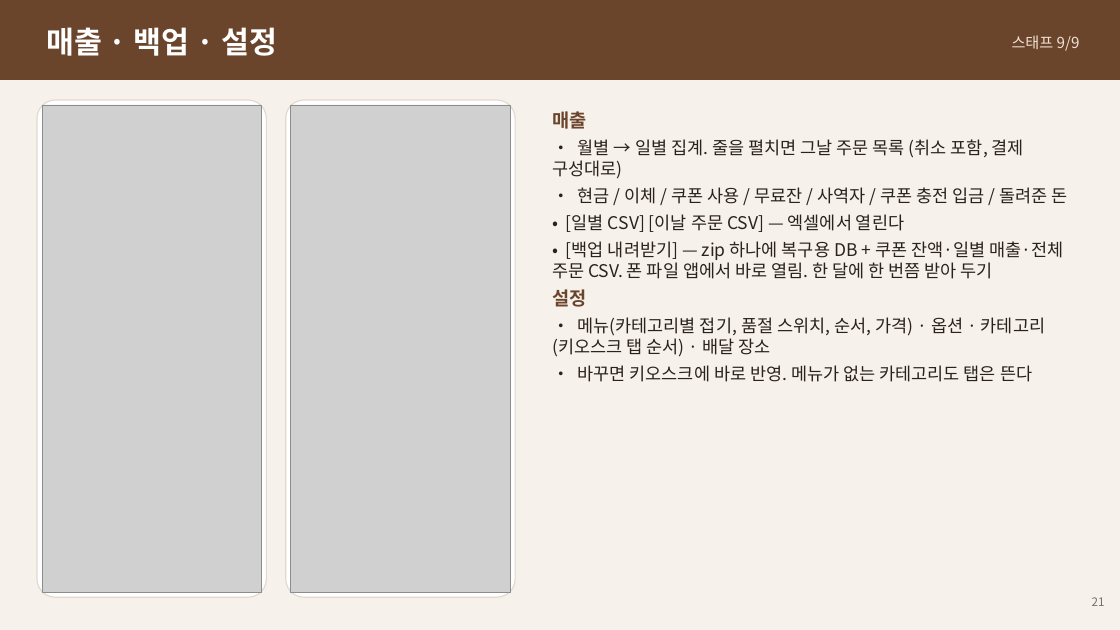
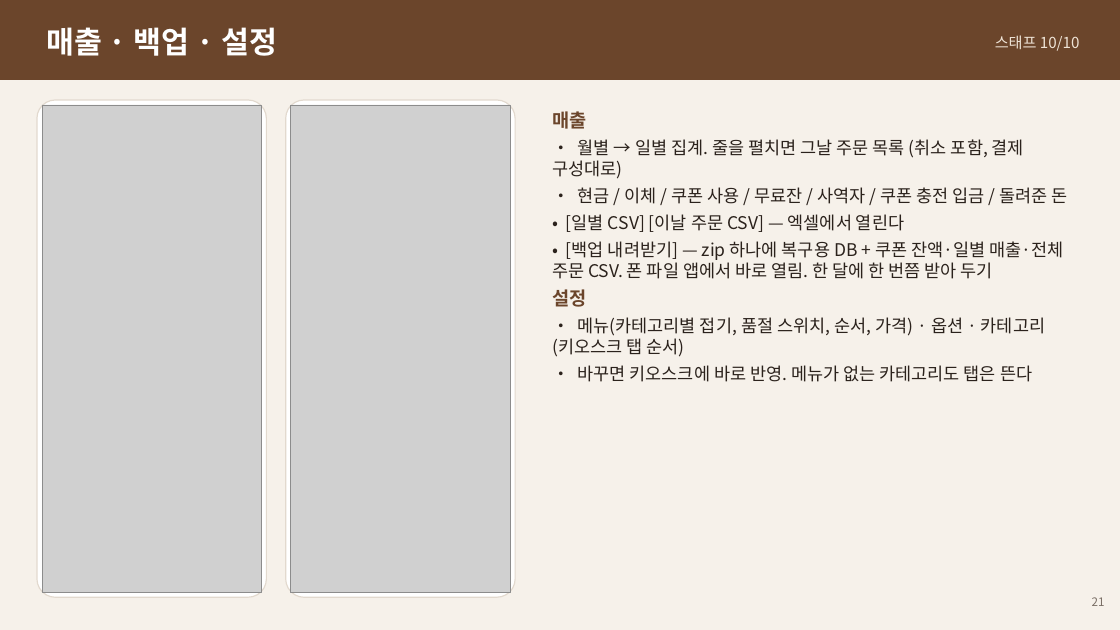
Before and after one commit to Danjjinbibbang/shine_kiosk, a slide deck: slide 21 of docs/manual/열린카페-사용자매뉴얼.pptx. Drawn at 1120x630 pixels with LibreOffice and Linux fonts; fonts in the diff are those of the drawing; grey boxes stand for pictures. Boxes give left, top, right and bottom in pixels: in the first picture for what was removed or moved away, otherwise in the second. Text is boxed around its words. In the diff, an @@ line names an element or a change of style, - is before the commit and + after.

```diff
--- a/docs/manual/열린카페-사용자매뉴얼.pptx
+++ b/docs/manual/열린카페-사용자매뉴얼.pptx
@@ text at [995, 35, 1080, 51]: text changed @@
-스태프 9/9
+스태프 10/10
@@ text at [552, 317, 1045, 357]: text changed @@
-• 메뉴(카테고리별 접기, 품절 스위치, 순서, 가격) · 옵션 · 카테고리(키오스크 탭 순서) · 배달 장소
+• 메뉴(카테고리별 접기, 품절 스위치, 순서, 가격) · 옵션 · 카테고리(키오스크 탭 순서)
```
Also in this commit, not shown: 17 other slides changed, 1 slide added, 1 slide removed, 43 other files.
